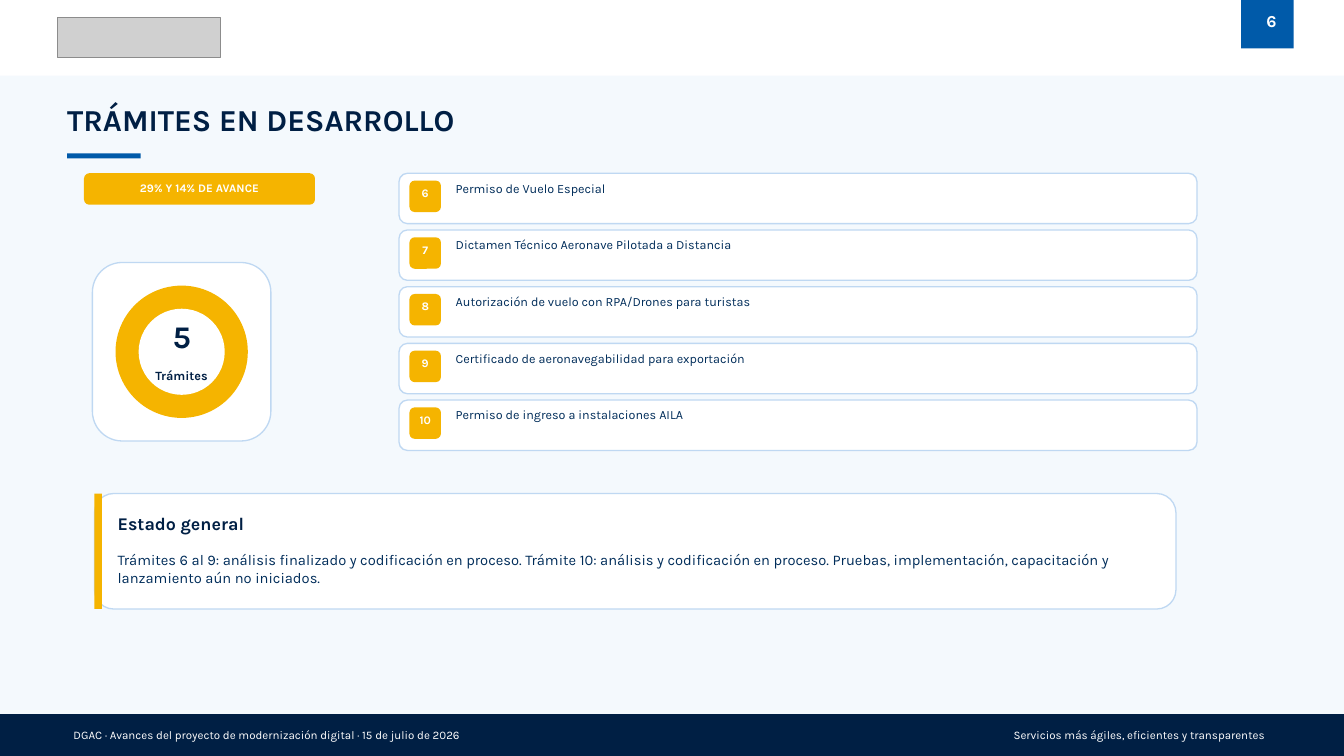
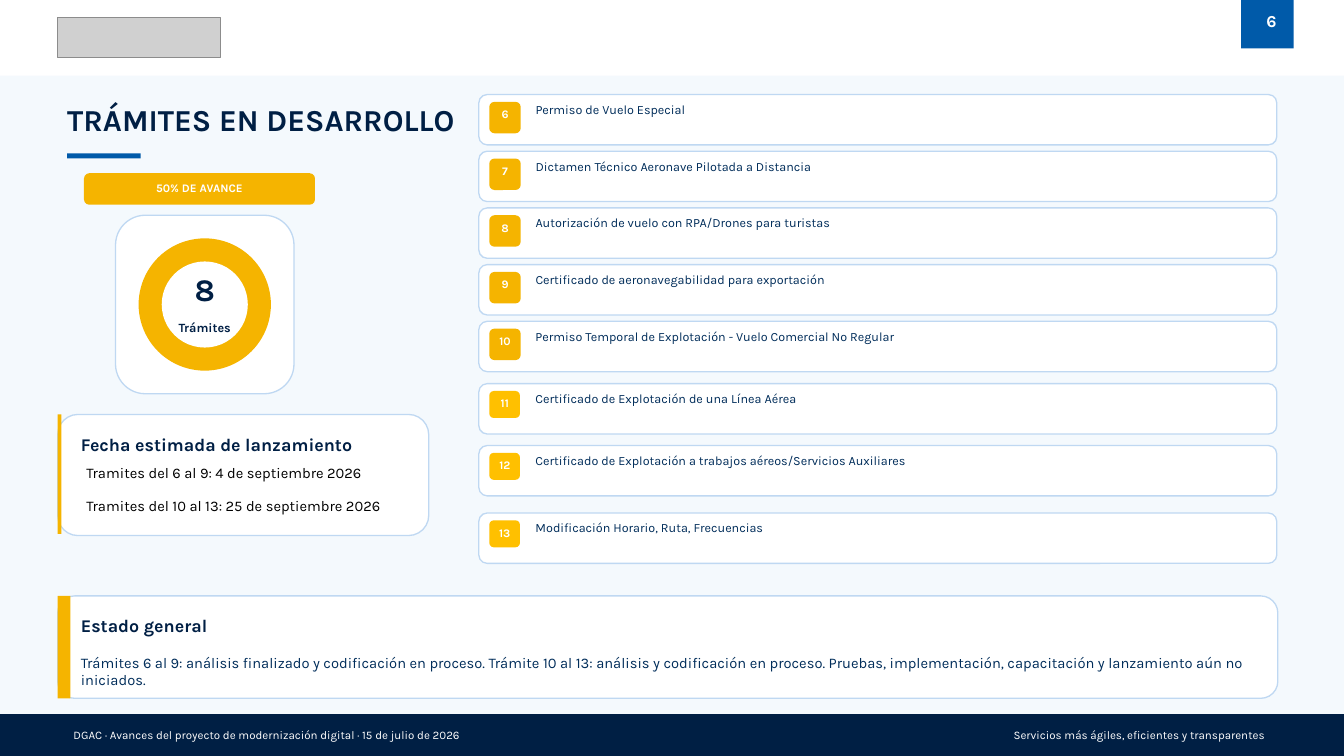
Before and after one commit to fperezm16/SIMPLIFICACION, a slide deck: slide 6 of presentaciones/Presentacion_Avances_Modernizacion_Digital_DGAC_Agenda.pptx. Drawn at 1344x756 pixels with LibreOffice and Linux fonts; fonts in the diff are those of the drawing; grey boxes stand for pictures. Boxes give left, top, right and bottom in pixels: in the first picture for what was removed or moved away, otherwise in the second. Text is boxed around its words. In the diff, an @@ line names an element or a change of style, - is before the commit and + after.

```diff
--- a/presentaciones/Presentacion_Avances_Modernizacion_Digital_DGAC_Agenda.pptx
+++ b/presentaciones/Presentacion_Avances_Modernizacion_Digital_DGAC_Agenda.pptx
@@ text at (156,184,243,192): text changed @@
-29% Y 14% DE AVANCE
+50% DE AVANCE
@@ ellipse: place and size @@
-ellipse at (116,286,248,418)
+ellipse at (138,238,271,370)
@@ 1 text, 1 rounded rectangle, 1 ellipse: place and size @@
-1 text, 1 rounded rectangle, 1 ellipse at (92,262,271,441)
+1 text, 1 rounded rectangle, 1 ellipse at (116,215,294,394)
@@ text at (195,280,215,302): text changed @@
-5
+8
@@ 10 rounded rectangles, 9 texts: place and size @@
-10 rounded rectangles, 9 texts at (399,173,1197,451)
+10 rounded rectangles, 9 texts at (478,94,1277,372)
@@ text added at (535,331,894,344), 12 pt, text #002D5A @@
+Permiso Temporal de Explotación - Vuelo Comercial No Regular
@@ rounded rectangle added at (478,383,1277,434), fill #FFFFFF, outline #BFD8F2 1.25 pt @@
@@ rounded rectangle added at (57,414,429,535), fill #FFFFFF, outline #BFD8F2 1.25 pt @@
@@ rectangle added at (57,414,61,534), fill #F5B400 @@
@@ text removed at (456,410,683,422) @@
-Permiso de ingreso a instalaciones AILA
@@ rounded rectangle added at (489,391,520,418), fill #FFC000 @@
@@ text added at (501,399,509,407), 11 pt, text #FFFFFF, bold @@
+11
@@ text added at (535,393,797,406), 12 pt, text #002D5A @@
+Certificado de Explotación de una Línea Aérea
@@ text added at (81,438,352,452), 17 pt, text #001F44, bold @@
+Fecha estimada de lanzamiento
@@ rounded rectangle added at (478,445,1277,496), fill #FFFFFF, outline #BFD8F2 1.25 pt @@
@@ text added at (86,468,361,482), 14 pt, text #000000 @@
+Tramites del 6 al 9: 4 de septiembre 2026
@@ rounded rectangle added at (489,453,520,480), fill #FFC000 @@
@@ text added at (499,461,510,469), 11 pt, text #FFFFFF, bold @@
+12
@@ text added at (535,455,906,468), 12 pt, text #002D5A @@
+Certificado de Explotación a trabajos aéreos/Servicios Auxiliares
@@ text added at (86,501,380,515), 14 pt, text #000000 @@
+Tramites del 10 al 13: 25 de septiembre 2026
@@ rounded rectangle added at (478,513,1277,564), fill #FFFFFF, outline #BFD8F2 1.25 pt @@
@@ rounded rectangle added at (489,520,520,547), fill #FFC000 @@
@@ text added at (499,529,510,537), 11 pt, text #FFFFFF, bold @@
+13
@@ text added at (535,522,764,534), 12 pt, text #002D5A @@
+Modificación Horario, Ruta, Frecuencias
@@ rounded rectangle: place and size @@
-rounded rectangle at (94,494,1176,609)
+rounded rectangle at (57,596,1277,698)
@@ rectangle: place and size @@
-rectangle at (94,494,102,609)
+rectangle at (57,596,70,698)
@@ text "Estado general": place and size @@
-text "Estado general" at (118,517,244,535)
+text "Estado general" at (81,619,207,637)
@@ text at (81,657,1243,672): text changed @@
-Trámites 6 al 9: análisis finalizado y codificación en proceso. Trámite 10: análisis y codificación en proceso. Pruebas, implementación, capacitación y lanzamiento aún no iniciados.
+Trámites 6 al 9: análisis finalizado y codificación en proceso. Trámite 10 al 13: análisis y codificación en proceso. Pruebas, implementación, capacitación y lanzamiento aún no iniciados.
```
Also in this commit, not shown: 5 other slides changed, 38 other files.
